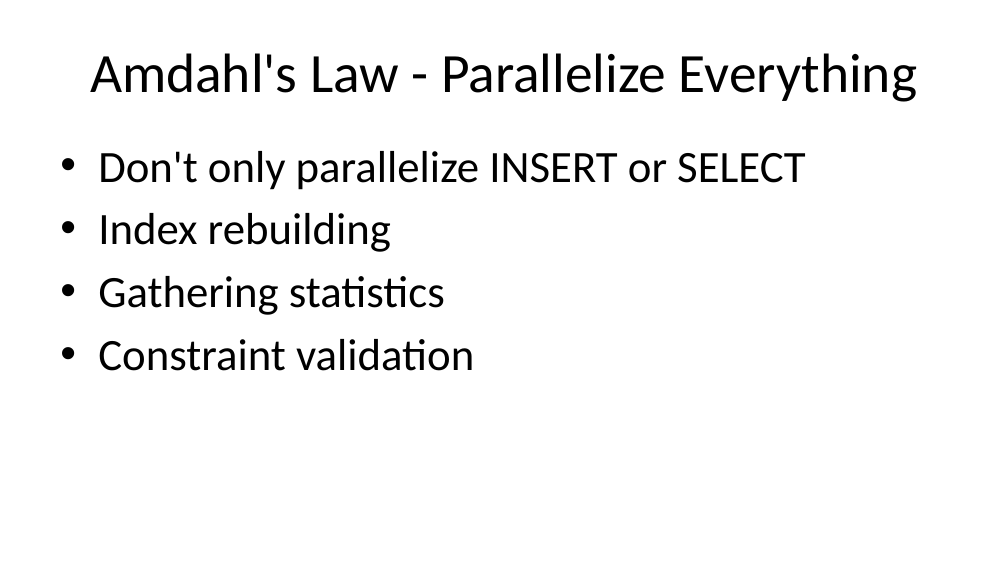
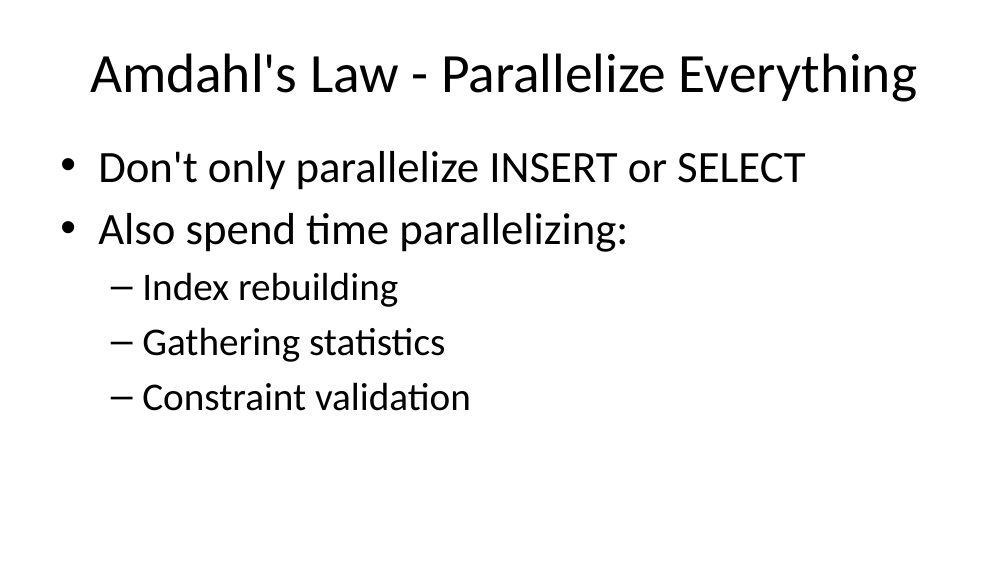
Before and after one commit to ProOracleSQL/space, a slide deck: slide 35 of examples/presentations/Practical Algorithm Analysis for Oracle Developers - Collaborate - 2019_281_Heller.pptx (slide 38 before the commit). Drawn at 1008x567 pixels with LibreOffice and Linux fonts; fonts in the diff are those of the drawing. Boxes give left, top, right and bottom in pixels: in the first picture for what was removed or moved away, otherwise in the second. Text is boxed around its words. In the diff, an @@ line names an element or a change of style, - is before the commit and + after.

```diff
--- a/examples/presentations/Practical Algorithm Analysis for Oracle Developers - Collaborate - 2019_281_Heller.pptx
+++ b/examples/presentations/Practical Algorithm Analysis for Oracle Developers - Collaborate - 2019_281_Heller.pptx
@@ text at <box>98,213,628,252</box>: paragraph added @@
+• Also spend time parallelizing:
@@ text at <box>142,272,471,411</box>: size 32 to 28 pt in "Index rebuilding", "Gathering statistics", "Constraint validation"; bullet • to –; list level 1 to 2 in "Index rebuilding"; list level 1 to 2 in "Gathering statistics"; list level 1 to 2 in "Constraint validation" @@
```
Also in this commit, not shown: 12 other slides changed, 3 slides added, 6 slides removed.
